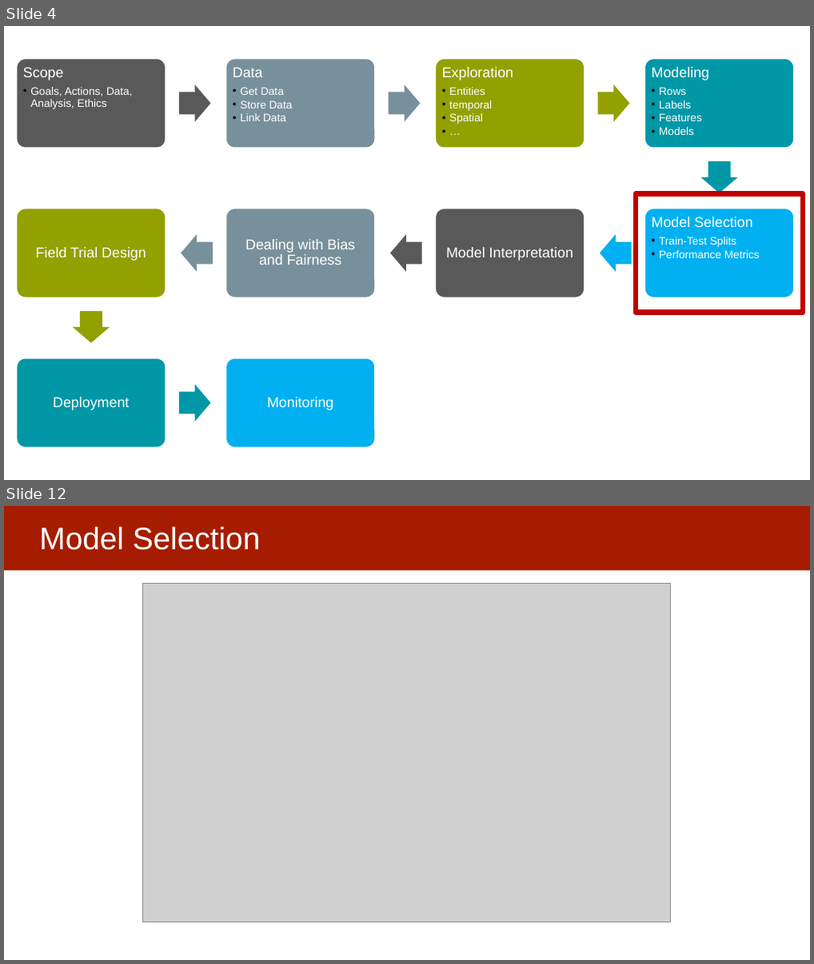
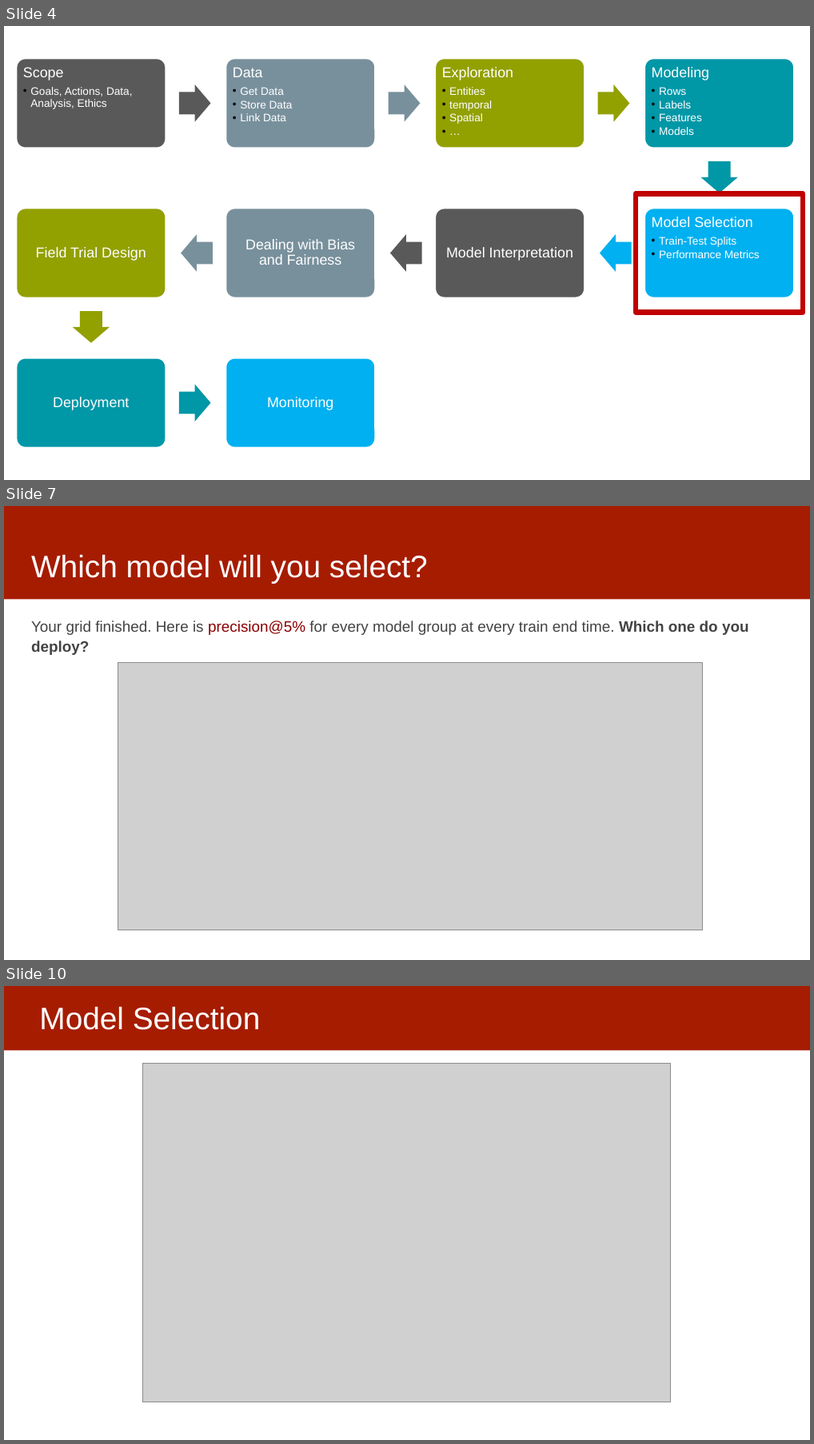
Before and after one commit to dssg/mlforpublicpolicylab, a slide deck: Lectures/15-ml-in-practice-and-model-selection-part-3.pptx. Shown one above the other, each under a label of ours: slides 4 and 12 before the commit, slides 4, 7 and 10 after it; the slides between them are not shown. The pictures are 814x964 and 814x1444 pixels, drawn with LibreOffice and Linux fonts; fonts in the diff are those of the drawing; grey boxes stand for pictures. Boxes give left, top, right and bottom in pixels: in the first picture for what was removed or moved away, otherwise in the second. Text is boxed around its words. In the diff, an @@ line names an element or a change of style, - is before the commit and + after.

```diff
--- a/Lectures/15-ml-in-practice-and-model-selection-part-3.pptx
+++ b/Lectures/15-ml-in-practice-and-model-selection-part-3.pptx
@@ slide 7 added at box(4, 506, 810, 960), background #FFFFFF @@
@@ rectangle added at box(4, 506, 810, 599), fill #A61C00 @@
@@ title added at box(31, 555, 428, 583), 37 pt, text #FFFFFF @@
+Which model will you select?
@@ text added at box(31, 620, 750, 655), 18 pt, text #434343 @@
+Your grid finished. Here is precision@5% for every model group at every train end time. Which one do you deploy?
@@ picture added at box(118, 663, 702, 929) @@
@@ what was slide 12 is now slide 10 @@
```
Also in this commit, not shown: 2 slides changed, 10 other slides added, 12 slides removed.
